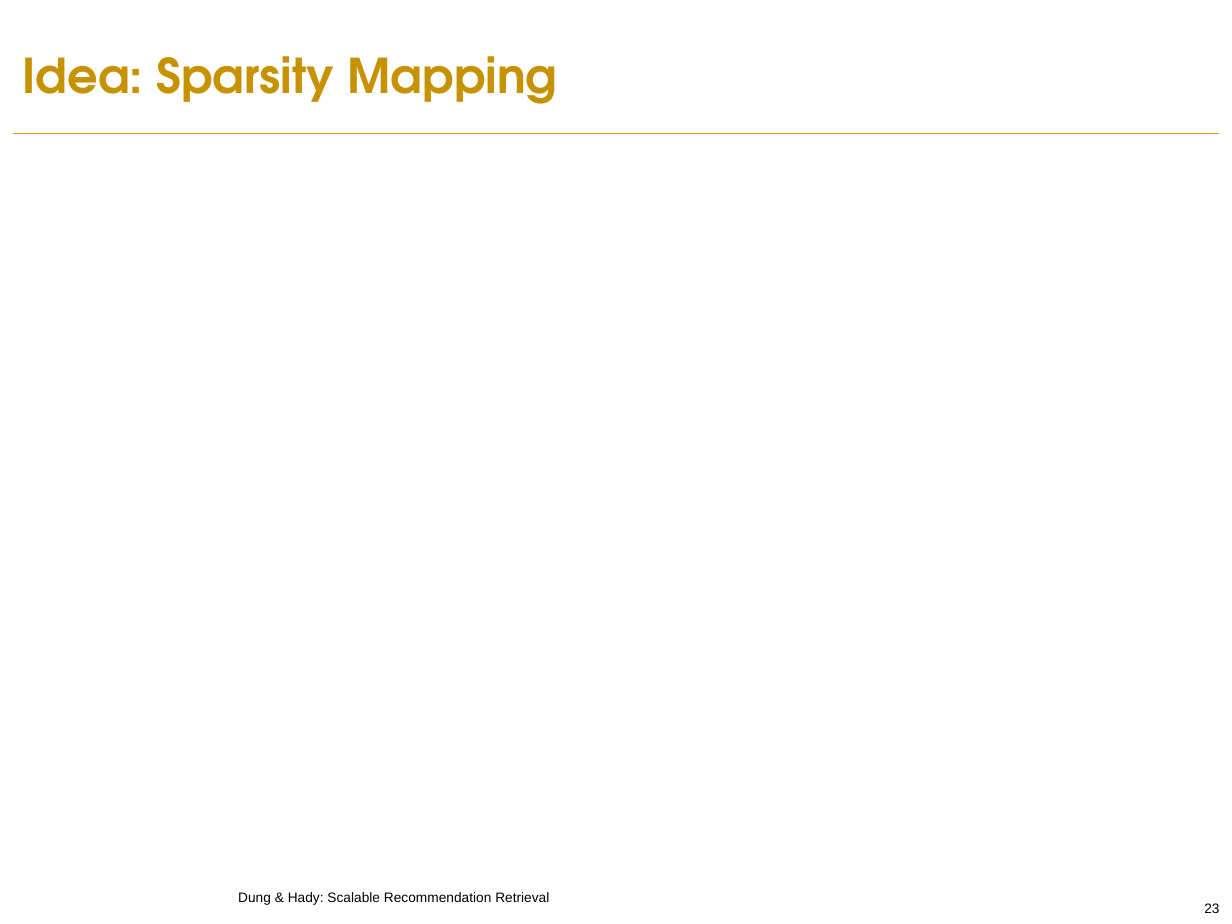
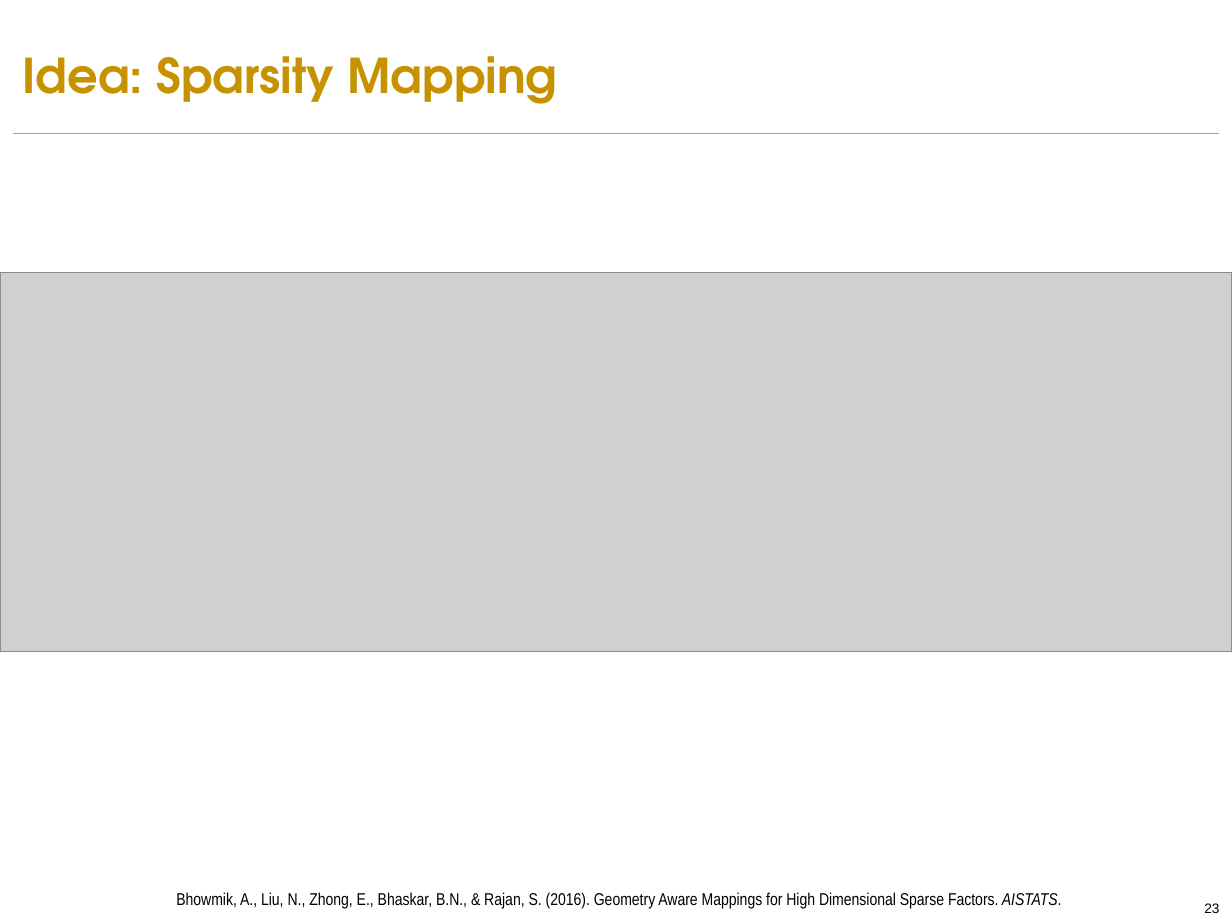
Before and after one commit to PreferredAI/recommendation-retrieval, a slide deck: slide 23 of slides/aaai19-tutorial.pptx. Drawn at 1232x924 pixels with LibreOffice and Linux fonts; fonts in the diff are those of the drawing; grey boxes stand for pictures; background and template pictures are left out. Boxes give left, top, right and bottom in pixels: in the first picture for what was removed or moved away, otherwise in the second. Text is boxed around its words. In the diff, an @@ line names an element or a change of style, - is before the commit and + after.

Commit message:
update sparsity mapping and quantization-based

```diff
--- a/slides/aaai19-tutorial.pptx
+++ b/slides/aaai19-tutorial.pptx
@@ picture added at bbox=[0, 272, 1232, 652] @@
@@ text added at bbox=[176, 892, 1062, 909], 10 pt, text #000000 @@
+Bhowmik, A., Liu, N., Zhong, E., Bhaskar, B.N., & Rajan, S. (2016). Geometry Aware Mappings for High Dimensional Sparse Factors. AISTATS.
@@ text removed at bbox=[238, 892, 549, 905] @@
-Dung & Hady: Scalable Recommendation Retrieval
```
Also in this commit, not shown: 1 other slide changed.
